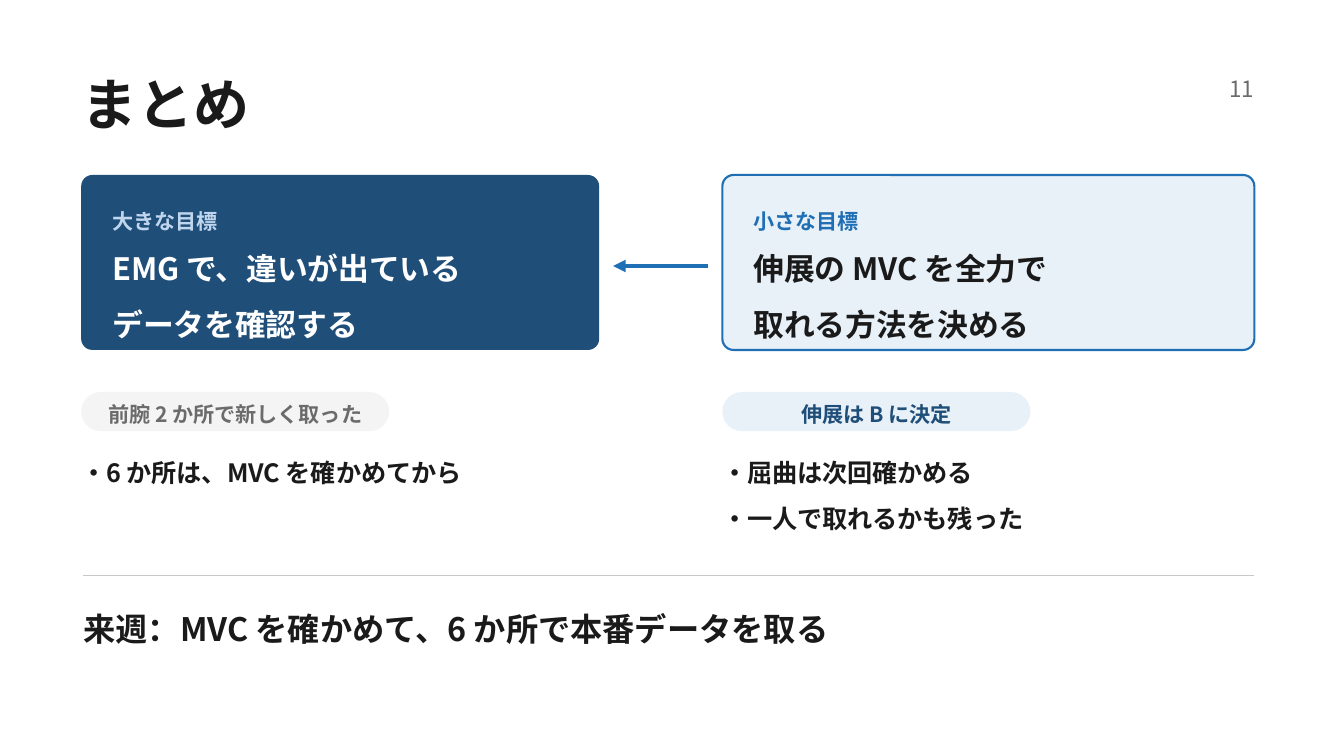
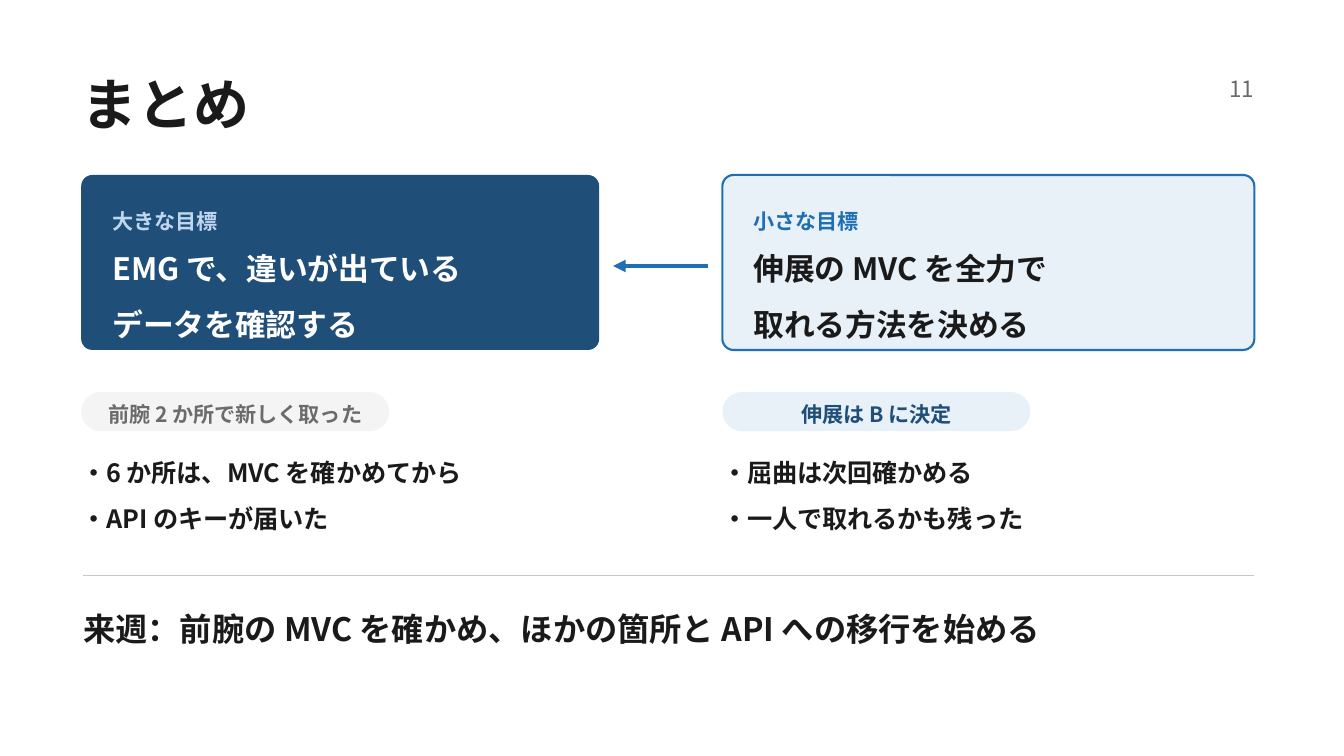
Before and after one commit to t-kume-dev/research2026, a slide deck: slide 12 of docs/progress/slides/2026-10-08.pptx. Drawn at 1344x756 pixels with LibreOffice and Linux fonts; fonts in the diff are those of the drawing. Boxes give left, top, right and bottom in pixels: in the first picture for what was removed or moved away, otherwise in the second. Text is boxed around its words. In the diff, an @@ line names an element or a change of style, - is before the commit and + after.

```diff
--- a/docs/progress/slides/2026-10-08.pptx
+++ b/docs/progress/slides/2026-10-08.pptx
@@ text at <box>81,506,329,531</box>: paragraph added @@
+・API のキーが届いた
@@ text at <box>83,613,1040,644</box>: text changed @@
-来週：MVC を確かめて、6 か所で本番データを取る
+来週：前腕の MVC を確かめ、ほかの箇所と API への移行を始める
```
Also in this commit, not shown: 1 other slide changed, 3 other files.
